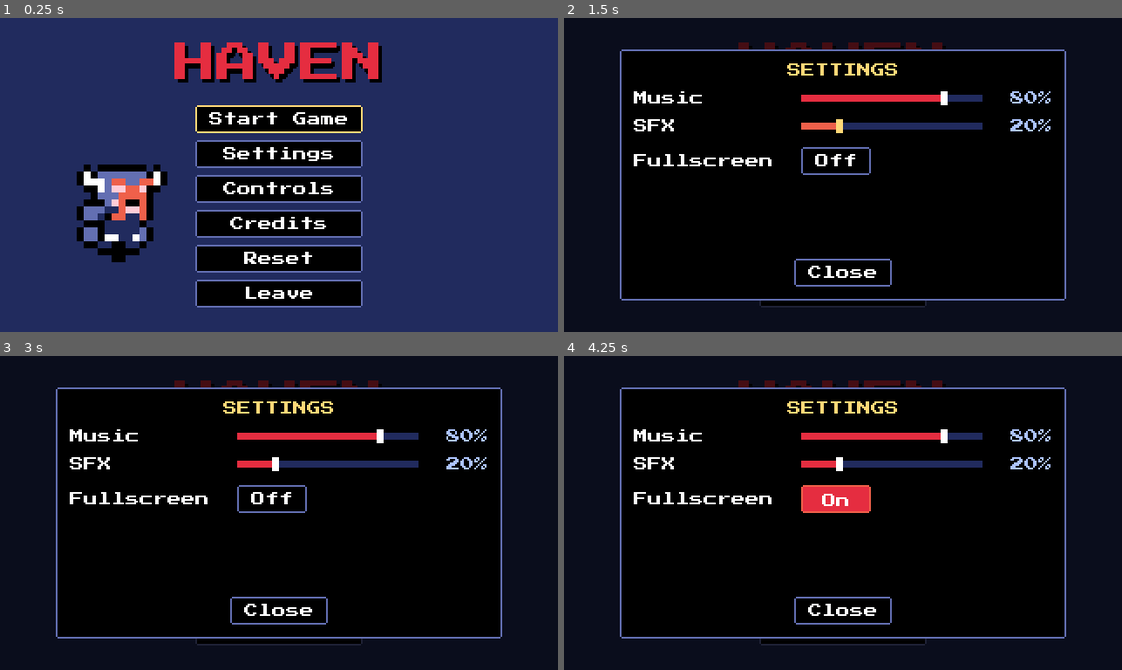
Above: before the commit, frames 1-4 (two rows, left to right).
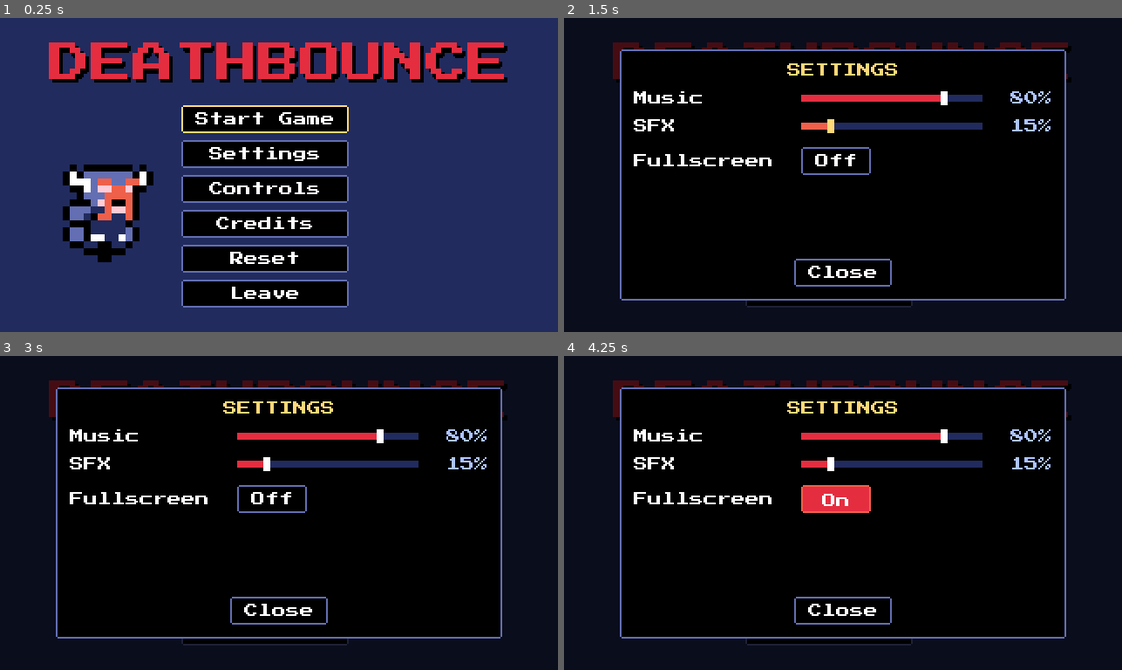
Above: after the commit, the same moments.

Repository: DaEpickid540/haven-2026
Game: Godot game, scene res://Scenes/main.tscn
Two runs of this game, one before a commit and one after it. Both use one fixed random seed, a clock stepped at 60 frames per second and the inputs below.
Inputs:
- Up to frame 1 (0.25 s): no input
- Up to frame 2 (1.5 s): click "Settings" at 0.5 s; click "Start Game" at 1.25 s
- Up to frame 3 (3 s): click "Start Game" at 2 s; click "Leave" at 2.75 s
- Up to frame 4 (4.25 s): click "Off" at 3.5 s

The runs differ from the first frame. In frame 1, 14% of the frame differs, in the area x 8-91%, y 7-93%; in frame 2, 1.5%; in frame 3, 1.5%; in frame 4, 1.5%.

Commit message:
Added winscreen
Changed name
Deathscreen
rebuilt web version firebase

Diff:
--- a/Scenes/death_screen.tscn
+++ b/Scenes/death_screen.tscn
@@ -63,7 +63,7 @@
 custom_minimum_size = Vector2(96, 0)
 layout_mode = 2
 size_flags_horizontal = 4
-text = "Back to hub"
+text = "Rebounce Back"
 
 [node name="MainMenu" type="Button" parent="Overlay/Panel/VBoxContainer"]
 custom_minimum_size = Vector2(96, 0)
--- a/Scenes/main_menu.tscn
+++ b/Scenes/main_menu.tscn
@@ -41,7 +41,7 @@
 [node name="Title" type="Label" parent="Layout"]
 layout_mode = 2
 theme_type_variation = &"TitleLabel"
-text = "HAVEN"
+text = "DEATHBOUNCE"
 horizontal_alignment = 1
 
 [node name="Row" type="HBoxContainer" parent="Layout"]
--- /dev/null
+++ b/Scenes/win_screen.tscn
@@ -0,0 +1,81 @@
+[gd_scene format=3]
+
+[ext_resource type="Script" path="res://Scripts/win_screen.gd" id="1_win"]
+
+[node name="WinScreen" type="CanvasLayer"]
+process_mode = 3
+layer = 6
+script = ExtResource("1_win")
+
+[node name="Overlay" type="Control" parent="."]
+unique_name_in_owner = true
+visible = false
+layout_mode = 3
+anchors_preset = 15
+anchor_right = 1.0
+anchor_bottom = 1.0
+grow_horizontal = 2
+grow_vertical = 2
+
+[node name="Dimmer" type="ColorRect" parent="Overlay"]
+layout_mode = 1
+anchors_preset = 15
+anchor_right = 1.0
+anchor_bottom = 1.0
+grow_horizontal = 2
+grow_vertical = 2
+color = Color(0.13, 0.17, 0.37, 0.85)
+
+[node name="Panel" type="PanelContainer" parent="Overlay"]
+layout_mode = 1
+anchors_preset = 8
+anchor_left = 0.5
+anchor_top = 0.5
+anchor_right = 0.5
+anchor_bottom = 0.5
+grow_horizontal = 2
+grow_vertical = 2
+
+[node name="VBoxContainer" type="VBoxContainer" parent="Overlay/Panel"]
+custom_minimum_size = Vector2(96, 0)
+layout_mode = 2
+theme_override_constants/separation = 4
+
+[node name="Title" type="Label" parent="Overlay/Panel/VBoxContainer"]
+layout_mode = 2
+theme_type_variation = &"HeaderLabel"
+text = "YOU WIN!"
+horizontal_alignment = 1
+
+[node name="Subtitle" type="Label" parent="Overlay/Panel/VBoxContainer"]
+layout_mode = 2
+theme_type_variation = &"MutedLabel"
+text = "The boss is down."
+horizontal_alignment = 1
+
+[node name="Coins" type="Label" parent="Overlay/Panel/VBoxContainer"]
+unique_name_in_owner = true
+layout_mode = 2
+text = "Coins: 0"
+horizontal_alignment = 1
+
+[node name="TitleGap" type="Control" parent="Overlay/Panel/VBoxContainer"]
+custom_minimum_size = Vector2(0, 4)
+layout_mode = 2
+mouse_filter = 2
+
+[node name="PlayAgain" type="Button" parent="Overlay/Panel/VBoxContainer"]
+unique_name_in_owner = true
+custom_minimum_size = Vector2(96, 0)
+layout_mode = 2
+size_flags_horizontal = 4
+text = "Play again"
+
+[node name="MainMenu" type="Button" parent="Overlay/Panel/VBoxContainer"]
+custom_minimum_size = Vector2(96, 0)
+layout_mode = 2
+size_flags_horizontal = 4
+text = "Main menu"
+
+[connection signal="pressed" from="Overlay/Panel/VBoxContainer/PlayAgain" to="." method="_on_play_again_pressed"]
+[connection signal="pressed" from="Overlay/Panel/VBoxContainer/MainMenu" to="." method="_on_main_menu_pressed"]
--- /dev/null
+++ b/Scripts/win_screen.gd
@@ -0,0 +1,35 @@
+extends CanvasLayer
+
+const HUB_SCENE := "res://Scenes/dunegon_hub.tscn"
+const MAIN_MENU_SCENE := "res://Scenes/main_menu.tscn"
+
+@onready var overlay: Control = %Overlay
+
+
+func _ready() -> void:
+	overlay.hide()
+
+
+func open() -> void:
+	%Coins.text = "Coins: %d" % PlayerStats.coins
+	Audio.play_sfx("buy")
+	overlay.modulate.a = 0.0
+	overlay.show()
+	get_tree().paused = true
+	create_tween().tween_property(overlay, "modulate:a", 1.0, 0.6)
+	%PlayAgain.grab_focus()
+
+
+func _unhandled_input(event: InputEvent) -> void:
+	if overlay.visible and (event.is_action_pressed("pause") or event.is_action_pressed("ui_cancel")):
+		get_viewport().set_input_as_handled()
+
+
+# fresh
+func _on_play_again_pressed() -> void:
+	PlayerStats.reset_character()
+	Transition.change_scene(HUB_SCENE)
+
+
+func _on_main_menu_pressed() -> void:
+	Transition.change_scene(MAIN_MENU_SCENE)
--- a/boss_green.gd
+++ b/boss_green.gd
@@ -7,6 +7,9 @@
 @export var attack_range := 65.0
 @export var attack_interval := 5.0
 @export var loot_rewarded := 5
+
+const WIN_SCREEN := preload("res://Scenes/win_screen.tscn")
+const WIN_DELAY := 0.6
 
 @onready var animated_sprite_2d: AnimatedSprite2D = $AnimatedSprite2D
 @onready var damage_area: Area2D = $DamageArea
@@ -114,6 +117,15 @@
 		animated_sprite_2d.play("death")
 
 		await animated_sprite_2d.animation_finished
+		hide()
+		await get_tree().create_timer(WIN_DELAY, false).timeout
+		var player := get_player()
+		if player == null or player.dying:
+			queue_free()
+			return
+		var win := WIN_SCREEN.instantiate()
+		get_tree().current_scene.add_child(win)
+		win.open()
 		queue_free()
 		return
 
--- a/project.godot
+++ b/project.godot
@@ -10,8 +10,8 @@
 
 [application]
 
-config/name="Haven 2026 Jam"
-config/description="Haven 2026 game jam project."
+config/name="DeathBounce"
+config/description="DeathBounce game jam project."
 run/main_scene="uid://e68v7c65ij8i"
 config/features=PackedStringArray("4.7", "GL Compatibility")
 
@@ -37,7 +37,7 @@
 
 [dotnet]
 
-project/assembly_name="Haven 2026 Jam"
+project/assembly_name="DeathBounce"
 
 [global_group]
 
Not shown, added: Scripts/win_screen.gd.uid
Not shown, changed: export_presets.cfg
Not shown, changed: build_web.ps1
